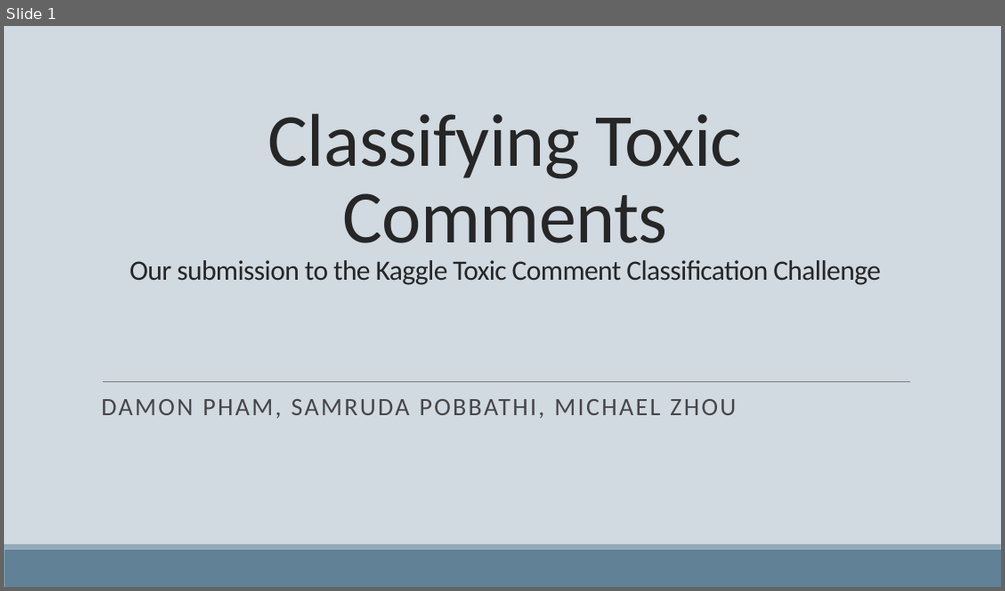
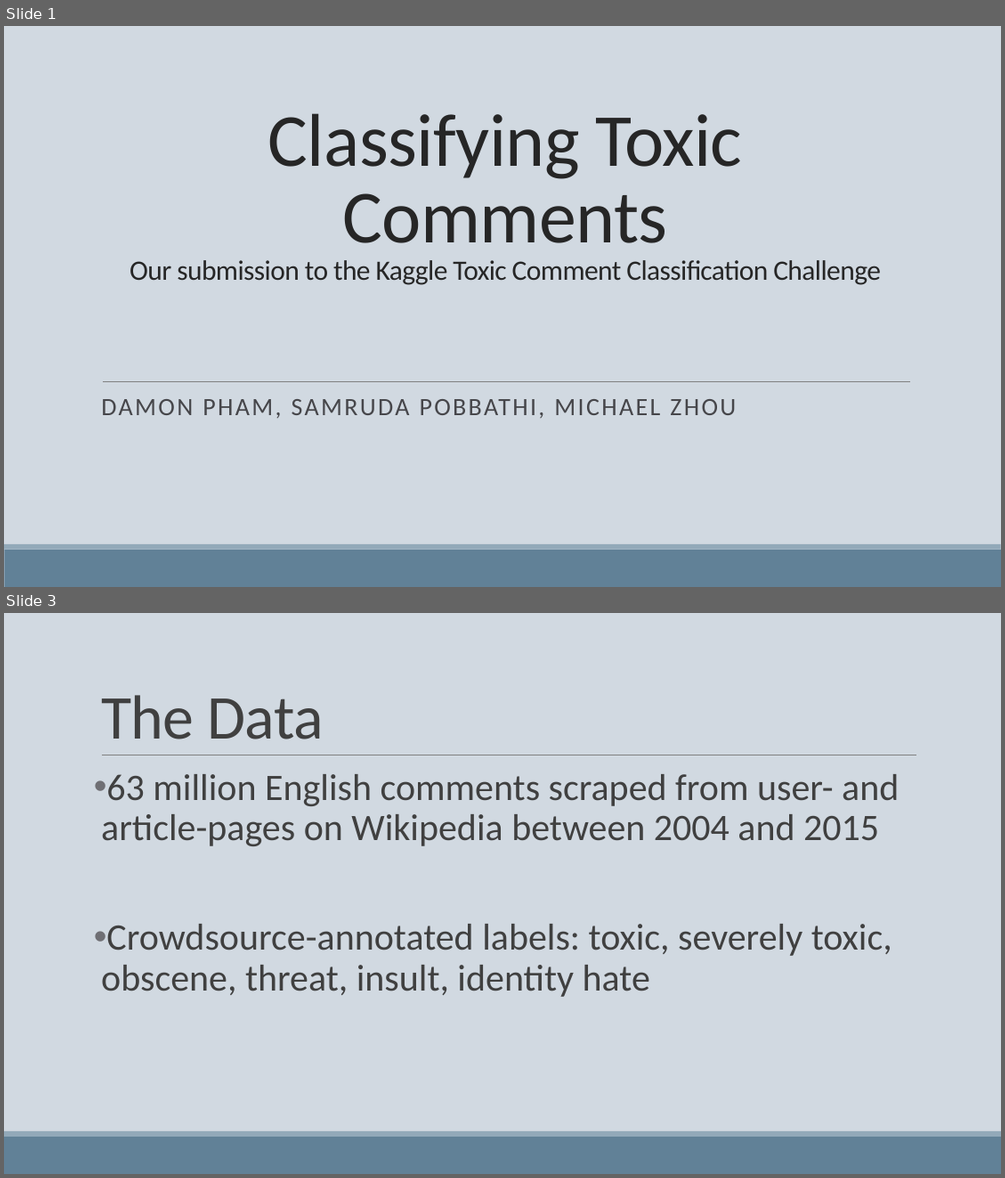
Before and after one commit to michizhou/toxic-comments-kaggle, a slide deck: hackathon_presentation.pptx. Shown one above the other, each under a label of ours: slide 1 before the commit, slides 1 and 3 after it; the slides between them are not shown. The pictures are 1005x591 and 1005x1178 pixels, drawn with LibreOffice and Linux fonts; fonts in the diff are those of the drawing. Boxes give left, top, right and bottom in pixels: in the first picture for what was removed or moved away, otherwise in the second. Text is boxed around its words. In the diff, an @@ line names an element or a change of style, - is before the commit and + after.

```diff
--- a/hackathon_presentation.pptx
+++ b/hackathon_presentation.pptx
@@ slide 3 added at [4,613,1001,1174], background #D1D9E1; not listed: 2 template elements that a slide beside it also shows @@
@@ title added at [101,695,323,739], 60 pt, text #404040 @@
+The Data
@@ line added from (102, 755) to (917, 755), #808080 0.5 pt @@
@@ text added at [101,774,898,997], 36 pt, text #404040 @@
+• 63 million English comments scraped from user- and article-pages on Wikipedia between 2004 and 2015
+• Crowdsource-annotated labels: toxic, severely toxic, obscene, threat, insult, identity hate
```
Also in this commit, not shown: 3 other slides added, 1 slide removed.
